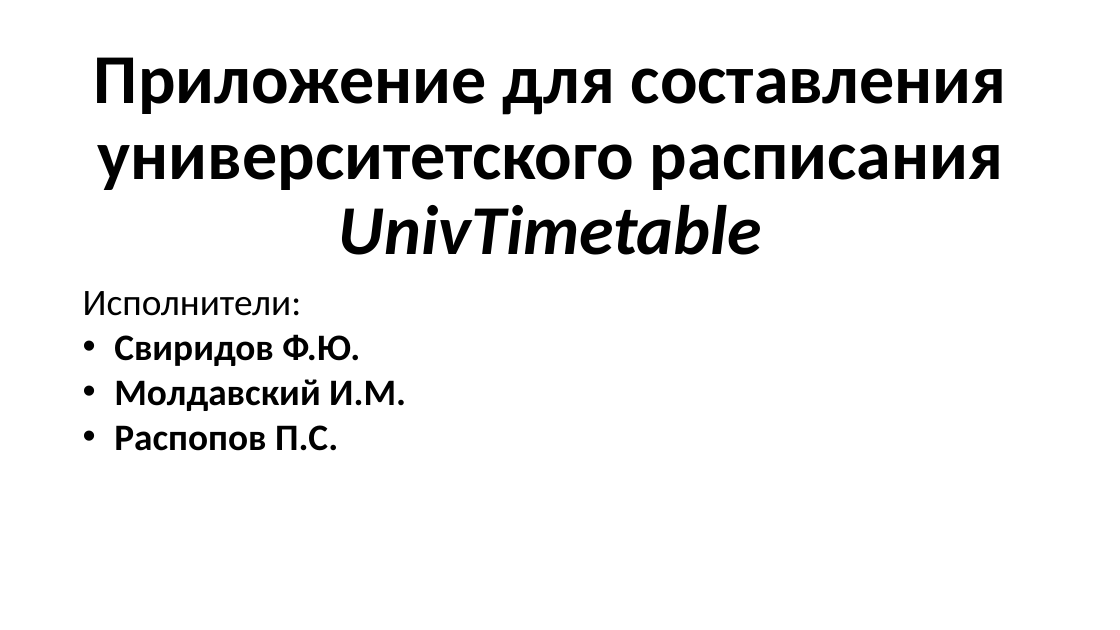
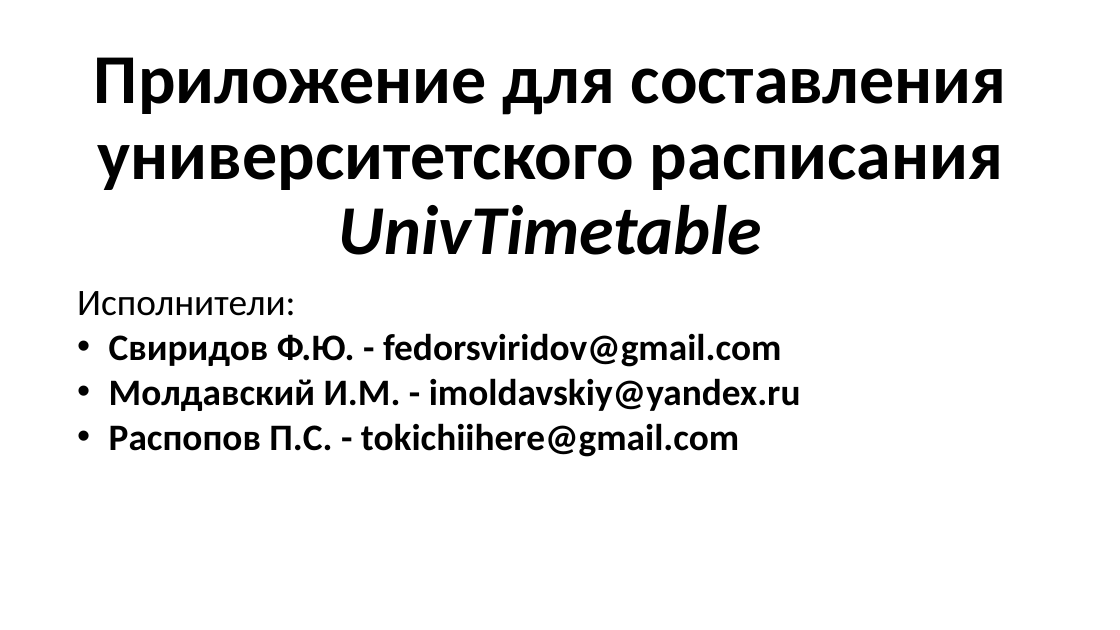
Before and after one commit to FedotBegemot/TP-5.2.4, a slide deck: slide 10 of Документация/TP_1.pptx. Drawn at 1120x630 pixels with LibreOffice and Linux fonts; fonts in the diff are those of the drawing; background and template pictures are left out. Boxes give left, top, right and bottom in pixels: in the first picture for what was removed or moved away, otherwise in the second. Text is boxed around its words. In the diff, an @@ line names an element or a change of style, - is before the commit and + after.

```diff
--- a/Документация/TP_1.pptx
+++ b/Документация/TP_1.pptx
@@ text at box(109, 333, 801, 457): text changed @@
-• Свиридов Ф.Ю.
-• Молдавский И.М.
-• Распопов П.С.
+• Свиридов Ф.Ю. - fedorsviridov@gmail.com
+• Молдавский И.М. - imoldavskiy@yandex.ru
+• Распопов П.С. - tokichiihere@gmail.com
```
Also in this commit, not shown: 4 other slides changed, 1 other file.
